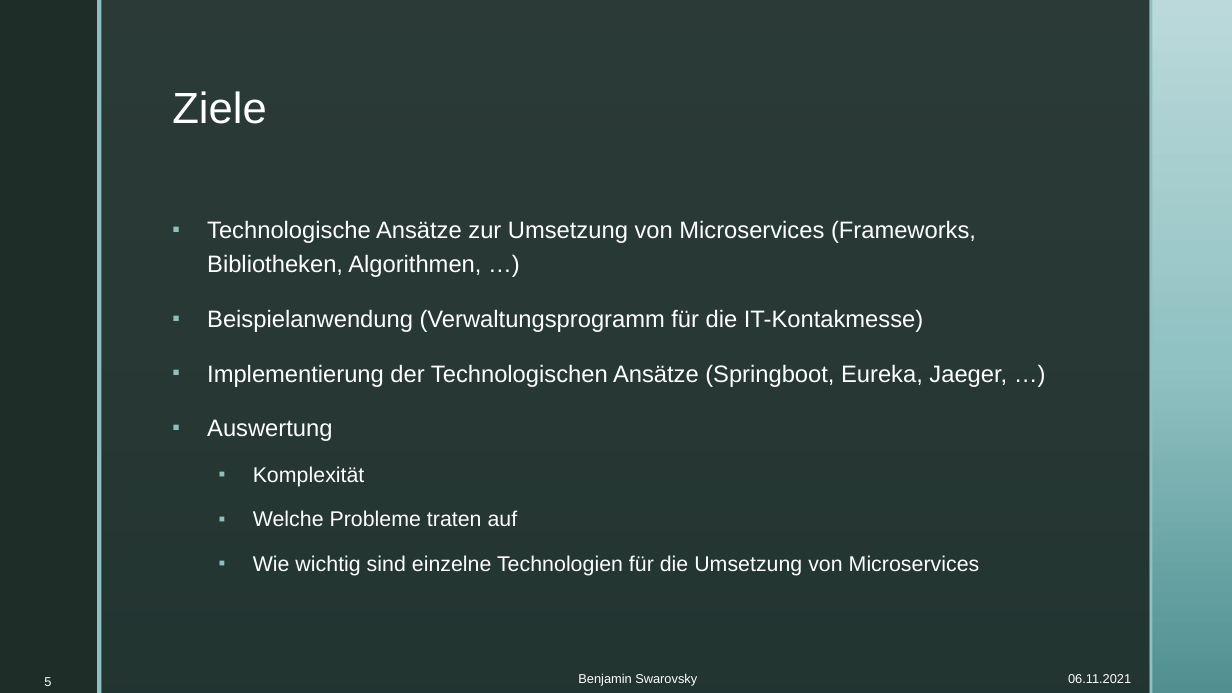
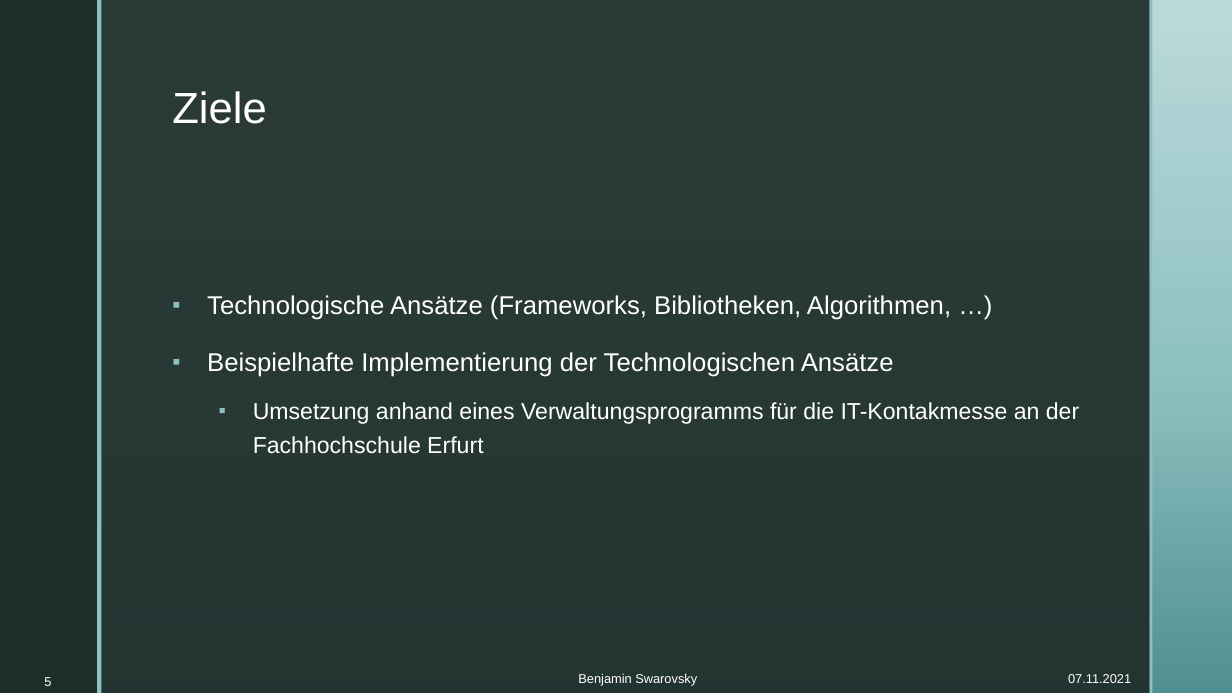
Before and after one commit to BenjaminS01/Abschluss, a slide deck: slide 5 of Vortrag.pptx. Drawn at 1232x693 pixels with LibreOffice and Linux fonts; fonts in the diff are those of the drawing; background and template pictures are left out. Boxes give left, top, right and bottom in pixels: in the first picture for what was removed or moved away, otherwise in the second. Text is boxed around its words. In the diff, an @@ line names an element or a change of style, - is before the commit and + after.

```diff
--- a/Vortrag.pptx
+++ b/Vortrag.pptx
@@ text at <box>207,295,1079,454</box>: text changed; size 18.5 to 20 pt @@
-▪ Technologische Ansätze zur Umsetzung von Microservices (Frameworks, Bibliotheken, Algorithmen, …)
-▪ Beispielanwendung (Verwaltungsprogramm für die IT-Kontakmesse)
-▪ Implementierung der Technologischen Ansätze (Springboot, Eureka, Jaeger, …)
-▪ Auswertung
-  ▪ Komplexität
-  ▪ Welche Probleme traten auf
-  ▪ Wie wichtig sind einzelne Technologien für die Umsetzung von Microservices
+▪ Technologische Ansätze (Frameworks, Bibliotheken, Algorithmen, …)
+▪ Beispielhafte Implementierung der Technologischen Ansätze
+  ▪ Umsetzung anhand eines Verwaltungsprogramms für die IT-Kontakmesse an der Fachhochschule Erfurt
@@ text at <box>1068,674,1131,683</box>: text changed @@
-06.11.2021
+07.11.2021
```
Also in this commit, not shown: 26 other slides changed, 1 slide added, 1 other file.
